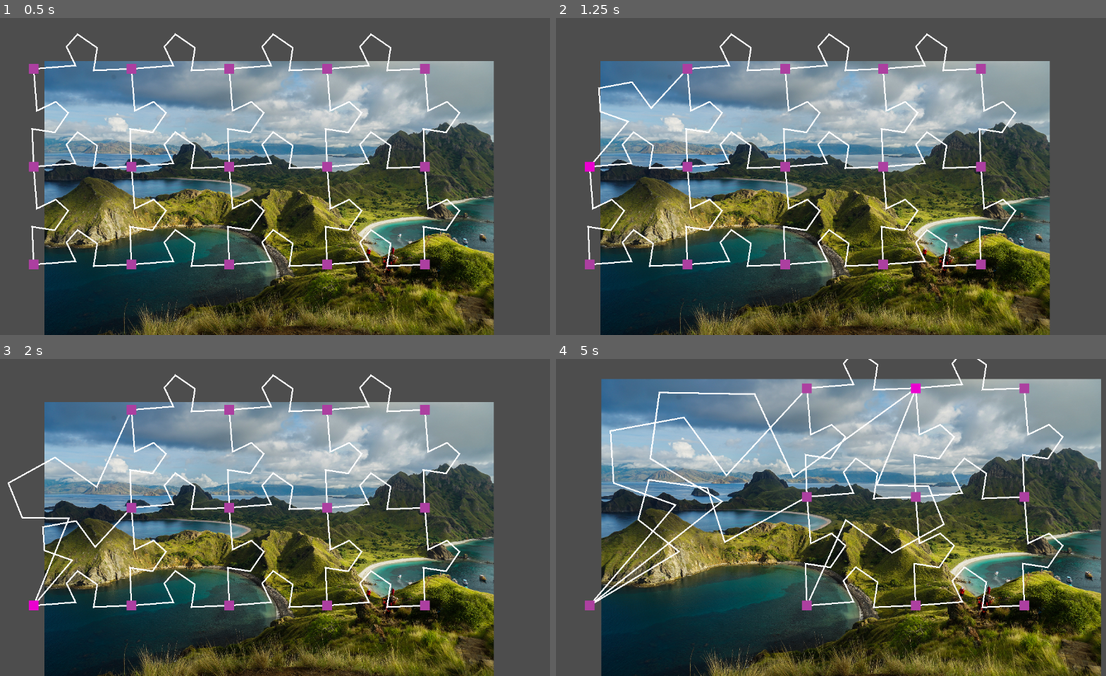
Above: before the commit, frames 1-4 (two rows, left to right).
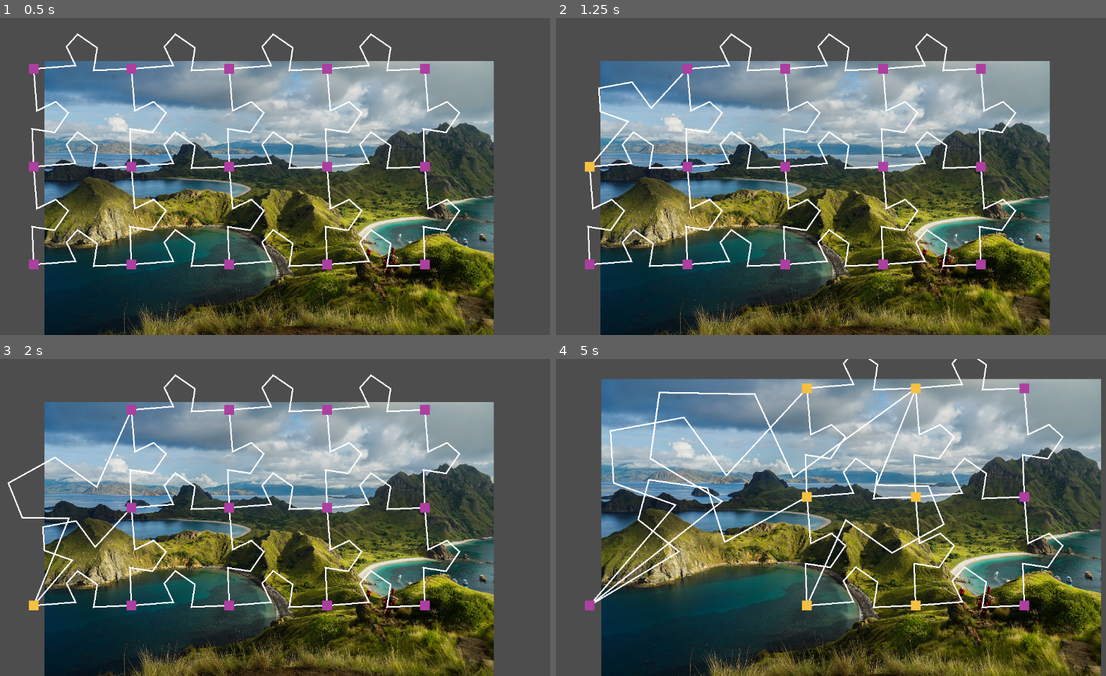
Above: after the commit, the same moments.

Repository: kreibaum/puzzle-shark
Game: Godot game, scene res://editor.tscn
Same seed, same stepped clock (60 frames per second), same inputs: the game is played once before the commit and once after it.
Inputs (mouse positions are in pixels of both pictures, inside the frame that each line leads up to):
- Up to frame 1 (0.5 s): no input
- Up to frame 2 (1.25 s): tap Enter at 0.5 s; drag from (589, 68) to (589, 166) at 0.52 s
- Up to frame 3 (2 s): tap Space at 1.25 s; drag from (33, 507) to (33, 606) at 1.27 s
- Up to frame 4 (5 s): tap Enter at 2 s; hold Mouse wheel up (ZoomOut) 2.03-2.75 s; click (589, 606) at 2.17 s; tap Shift at 2.3 s; tap Space at 2.75 s; drag from (699, 387) to (589, 606) at 2.77 s; drag from (699, 495) to (589, 606) at 3.52 s; drag from (699, 606) to (913, 387) at 4.27 s

Frame 1 is identical in both runs. In frame 2, less than 0.1% of the frame differs, in the area x 5-8%, y 45-49%; in frame 3, less than 0.1%; in frame 4, 0.4%, in the area x 44-67%, y 7-80%.

Commit message:
Select Handles, multiselect handles.

Diff:
--- a/DragDropHandle.gd
+++ b/DragDropHandle.gd
@@ -3,15 +3,21 @@
 var drag_offset : Vector2 = Vector2(0, 0)
 var is_dragging : bool = false
 var hovered : bool = false
-var in_selection : bool = false :
+var selected : bool = false:
 	set(value):
-		in_selection = value
+		selected = value
+		update_color()
+
+var in_selection_box : bool = false :
+	set(value):
+		in_selection_box = value
 		update_color()
 
 @export var camera: Camera2D
 
 signal position_changed
 signal hover_changed(DragDropHandle)
+signal was_clicked(DragDropHandle)
 
 # Called when the node enters the scene tree for the first time.
 func _ready():
@@ -43,6 +49,7 @@
 				is_dragging = true
 			else:
 				is_dragging = false
+				was_clicked.emit(self)
 
 func _mouse_enter():
 	hovered = true
@@ -55,7 +62,9 @@
 	hover_changed.emit(self)
 
 func update_color():
-	if hovered or in_selection:
+	if selected:
+		$Polygon2D.color = "f5bf42"
+	elif hovered or in_selection_box:
 		$Polygon2D.color = "eb00cf"
 	else:
 		$Polygon2D.color = "ad40a0"
--- a/PuzzleCanvas.gd
+++ b/PuzzleCanvas.gd
@@ -8,6 +8,7 @@
 var points = {}
 
 var current_hover = null
+var current_selection:Array = Array()
 
 # Called when the node enters the scene tree for the first time.
 func _ready():
@@ -21,6 +22,7 @@
 			handle.z_index = 2
 			handle.camera = camera
 			handle.hover_changed.connect(current_hover_changed)
+			handle.was_clicked.connect(handle_was_clicked)
 			add_child(handle)
 
 	for x in range(1, w):
@@ -45,12 +47,49 @@
 	else:
 		current_hover = handle
 
+func handle_was_clicked(handle:DragDropHandle):
+	print(handle)
+	# This behaves a lot differently, depending on if you are in "shift mode"
+	# where selection is additive.
+	var selection_index = current_selection.find(handle)
+	if Input.is_key_pressed(KEY_SHIFT):
+		if selection_index >= 0:
+			current_selection.remove_at(selection_index)
+			handle.selected = false
+		else:
+			current_selection.append(handle)
+			handle.selected = true
+	elif selection_index < 0:
+		for other_handle in current_selection:
+			other_handle.selected = false
+		current_selection.clear()
+		current_selection.append(handle)
+		handle.selected = true
+
+func selection_box_finished(handles: Array):
+	print("Selection box finished", handles)
+	# This behaves a lot differently, depending on if you are in "shift mode"
+	# where selection is additive.
+	if Input.is_key_pressed(KEY_SHIFT):
+		for handle in handles:
+			if current_selection.find(handle) < 0:
+				current_selection.append(handle)
+				handle.selected = true
+	else:
+		for other_handle in current_selection:
+			other_handle.selected = false
+		current_selection.clear()
+		current_selection.append_array(handles)
+		for handle in handles:
+			handle.selected = true
+
 func _unhandled_input(event):
 	if event is InputEventMouseButton:
 		if event.button_index == MOUSE_BUTTON_LEFT:
 			if event.pressed and current_hover == null:
 				$SelectionBox.start_selection()
-			else:
+			elif $SelectionBox.is_selecting:
+				selection_box_finished($SelectionBox.current_selection)
 				$SelectionBox.end_selection()
 
 	elif event is InputEventMouseMotion:
--- a/SelectionBox.gd
+++ b/SelectionBox.gd
@@ -45,16 +45,15 @@
 	if !is_selecting:
 		hide()
 
-
 func _process(_delta):
 	# For performance reasons collisions are all processed at the same time.
 	# This means updating the selection must happen defered.
 	if selection_needs_update > 0:
 		for handle in current_selection:
-			if "in_selection" in handle:
-				handle.in_selection = false
+			if "in_selection_box" in handle:
+				handle.in_selection_box = false
 		current_selection = get_overlapping_areas()
 		for handle in current_selection:
-			if "in_selection" in handle:
-				handle.in_selection = true
+			if "in_selection_box" in handle:
+				handle.in_selection_box = true
 		selection_needs_update -= 1
